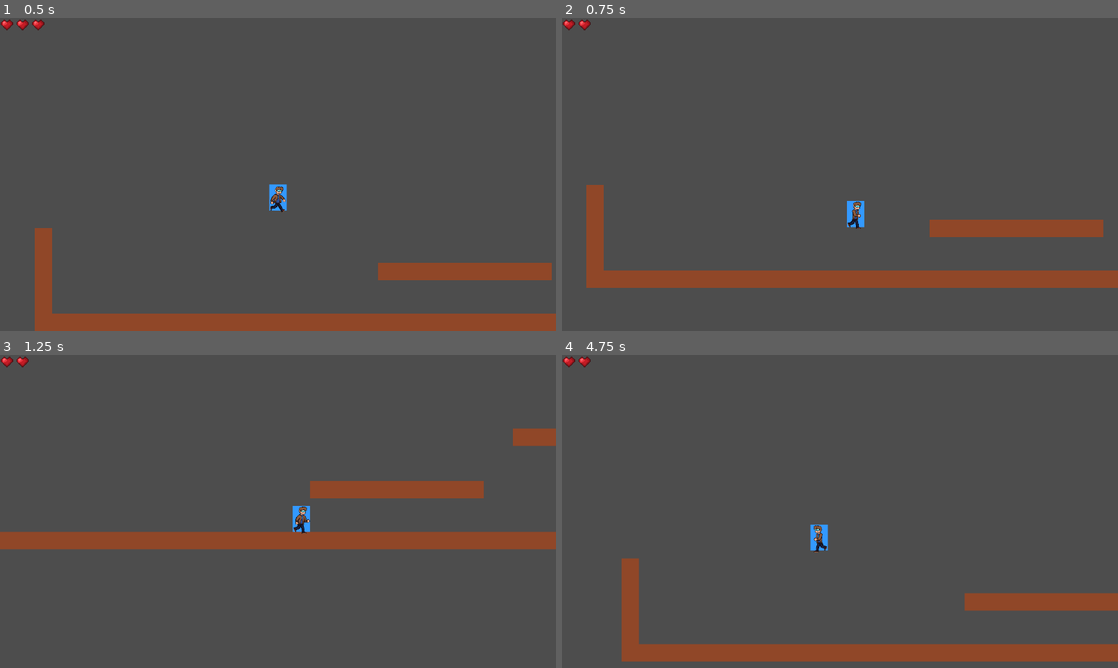
Above: before the commit, frames 1-4 (two rows, left to right).
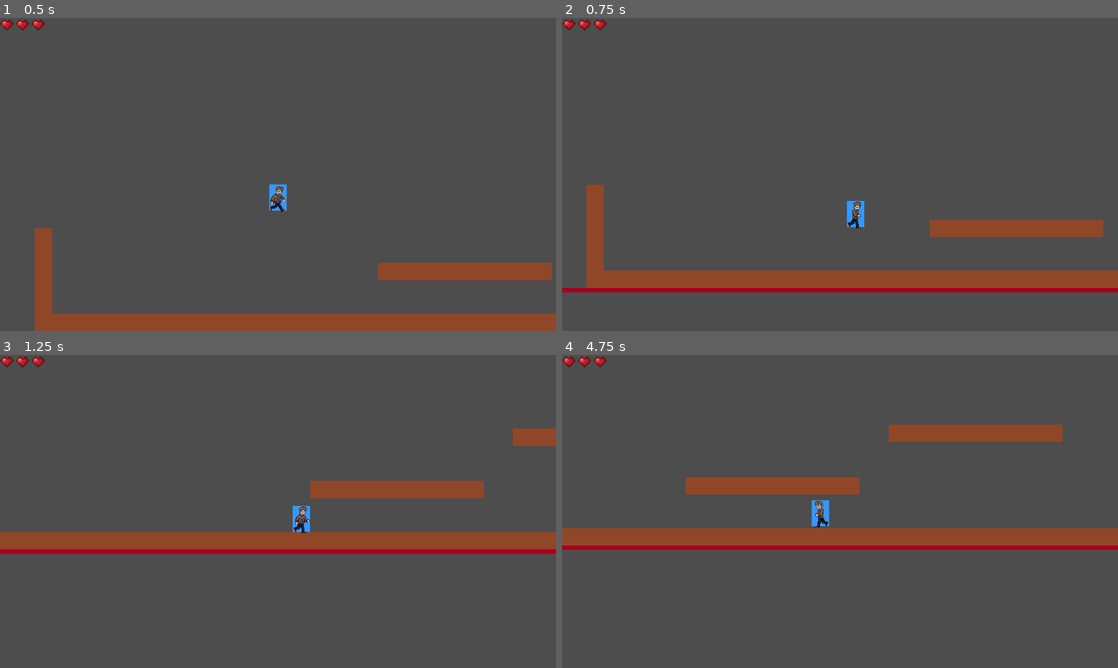
Above: after the commit, the same moments.

Repository: ShadowKnight-13/Platformer-Game
Game: Godot game, scene res://Main.tscn
The game is run twice, just before and just after one commit, with the same random seed, the same clock (stepped at 60 frames per second) and the same inputs.
Inputs:
- Up to frame 1 (0.5 s): no input
- Up to frame 2 (0.75 s): hold D (move_right) from 0.53 s (still down); tap X (damage_player) at 0.6 s
- Up to frame 3 (1.25 s): keep holding D (move_right); tap Space (jump) at 0.77 s
- Up to frame 4 (4.75 s): tap X (damage_player) every 0.75 s from 1.35 to 4.35 s; tap Space (jump) at 1.52, 3.02, 3.77, 4.52 s; release D (move_right) at 2.03 s; hold A (move_left) 2.03-2.78 s; hold D (move_right) 2.78-4.28 s; tap L (kill_player) at 4.15 s; hold A (move_left) from 4.28 s (still down)

Frame 1 is identical in both runs. In frame 2, 1.6% of the frame differs, in the area x 0-100%, y 0-88%; in frame 3, 1.6%; in frame 4, 18%, in the area x 0-100%, y 0-98%.

Commit message:
Added Hurt Object and Kill Object
Replaced Cactus with more generic Hurt Object, and then created new kill object

Diff:
--- a/cactus.tscn
+++ b/HurtObject.tscn
@@ -7,12 +7,12 @@
 [sub_resource type="PhysicsMaterial" id="PhysicsMaterial_v3bmc"]
 
 [sub_resource type="RectangleShape2D" id="RectangleShape2D_l2xdd"]
-size = Vector2(25, 21.25)
+size = Vector2(20, 20.5)
 
 [sub_resource type="RectangleShape2D" id="RectangleShape2D_arctj"]
 size = Vector2(38, 81)
 
-[node name="Cactus" type="StaticBody2D"]
+[node name="HurtObject" type="StaticBody2D"]
 modulate = Color(0.0960258, 0.8740968, 0.6415438, 1)
 material = SubResource("CanvasItemMaterial_arctj")
 collision_mask = 3
@@ -29,7 +29,7 @@
 collision_layer = 4
 
 [node name="CollisionShape2D" type="CollisionShape2D" parent="HurtBox"]
-position = Vector2(0, -2.5)
+position = Vector2(0, -1)
 scale = Vector2(2, 4)
 shape = SubResource("RectangleShape2D_l2xdd")
 debug_color = Color(0.22583255, 0.62284905, 0.41006103, 0.41960785)
--- a/Level.tscn
+++ b/Level.tscn
@@ -1,7 +1,8 @@
-[gd_scene load_steps=3 format=3 uid="uid://c4gxvtbqe0x2p"]
+[gd_scene load_steps=4 format=3 uid="uid://c4gxvtbqe0x2p"]
 
 [ext_resource type="PackedScene" uid="uid://bw5iu7vnkhxym" path="res://Platform.tscn" id="1_qw8cm"]
-[ext_resource type="PackedScene" uid="uid://fauhrumalkbo" path="res://cactus.tscn" id="2_t7iv1"]
+[ext_resource type="PackedScene" uid="uid://fauhrumalkbo" path="res://HurtObject.tscn" id="2_t7iv1"]
+[ext_resource type="PackedScene" uid="uid://bdnqctr86ybgi" path="res://kill_object.tscn" id="3_2nifc"]
 
 [node name="Level" type="Node2D"]
 
@@ -31,3 +32,7 @@
 
 [node name="Cactus" parent="." instance=ExtResource("2_t7iv1")]
 position = Vector2(1500, 195)
+
+[node name="KillObject" parent="." instance=ExtResource("3_2nifc")]
+position = Vector2(-1, 625)
+scale = Vector2(1000, 1)
--- a/Player.gd
+++ b/Player.gd
@@ -36,13 +36,11 @@
 		get_tree().reload_current_scene()
 
 func kill_player():
-	if Input.is_action_just_pressed("kill_player"):
-		health = 0
+	health = 0
 
 func damage_player():
-	if Input.is_action_just_pressed("damage_player"):
-		health = health - 1
-		emit_signal("health_changed", health)
+	health = health - 1
+	emit_signal("health_changed", health)
 
 
 func _physics_process(delta):
@@ -108,5 +106,3 @@
 
 	move_and_slide()
 	player_death()
-	kill_player()
-	damage_player()
--- /dev/null
+++ b/kill_object.gd
@@ -0,0 +1,12 @@
+extends Area2D
+
+func _on_KillBox_body_shape_entered(_body_rid: RID, body: Node2D, _body_shape_index: int, _local_shape_index: int) -> void:
+	if body.is_in_group("player"):
+		body.Kill_player()
+		print("Death!")
+
+
+func _on_body_entered(body: Node2D) -> void:
+	if body.is_in_group("player"):
+		body.kill_player()
+		print("Death!")
--- /dev/null
+++ b/kill_object.tscn
@@ -0,0 +1,32 @@
+[gd_scene load_steps=4 format=3 uid="uid://bdnqctr86ybgi"]
+
+[ext_resource type="Script" uid="uid://dhe2jexshfywi" path="res://kill_object.gd" id="1_uqok2"]
+
+[sub_resource type="RectangleShape2D" id="RectangleShape2D_lx60u"]
+size = Vector2(10, 10)
+
+[sub_resource type="RectangleShape2D" id="RectangleShape2D_awflw"]
+size = Vector2(2.3999996, 12)
+
+[node name="KillObject" type="Area2D"]
+collision_layer = 4
+script = ExtResource("1_uqok2")
+
+[node name="ColorRect" type="ColorRect" parent="."]
+offset_left = -5.0
+offset_top = -5.0
+offset_right = 5.0
+offset_bottom = 5.0
+color = Color(0.66171396, 0, 0.11993446, 1)
+
+[node name="CollisionShape2D" type="CollisionShape2D" parent="."]
+shape = SubResource("RectangleShape2D_lx60u")
+debug_color = Color(0.8775692, 0, 0.20073038, 0.41960785)
+
+[node name="KillBox" type="Area2D" parent="."]
+scale = Vector2(5, 1)
+
+[node name="CollisionShape2D" type="CollisionShape2D" parent="KillBox"]
+shape = SubResource("RectangleShape2D_awflw")
+
+[connection signal="body_entered" from="." to="." method="_on_body_entered"]
--- a/level_1.tscn
+++ b/level_1.tscn
@@ -1,7 +1,7 @@
 [gd_scene load_steps=3 format=3 uid="uid://c0raoq7kqfh2h"]
 
 [ext_resource type="PackedScene" uid="uid://bw5iu7vnkhxym" path="res://Platform.tscn" id="1_3hls8"]
-[ext_resource type="PackedScene" uid="uid://fauhrumalkbo" path="res://cactus.tscn" id="2_hbghi"]
+[ext_resource type="PackedScene" uid="uid://fauhrumalkbo" path="res://HurtObject.tscn" id="2_hbghi"]
 
 [node name="Level 1" type="Node2D"]
 
Not shown, added: kill_object.gd.uid
